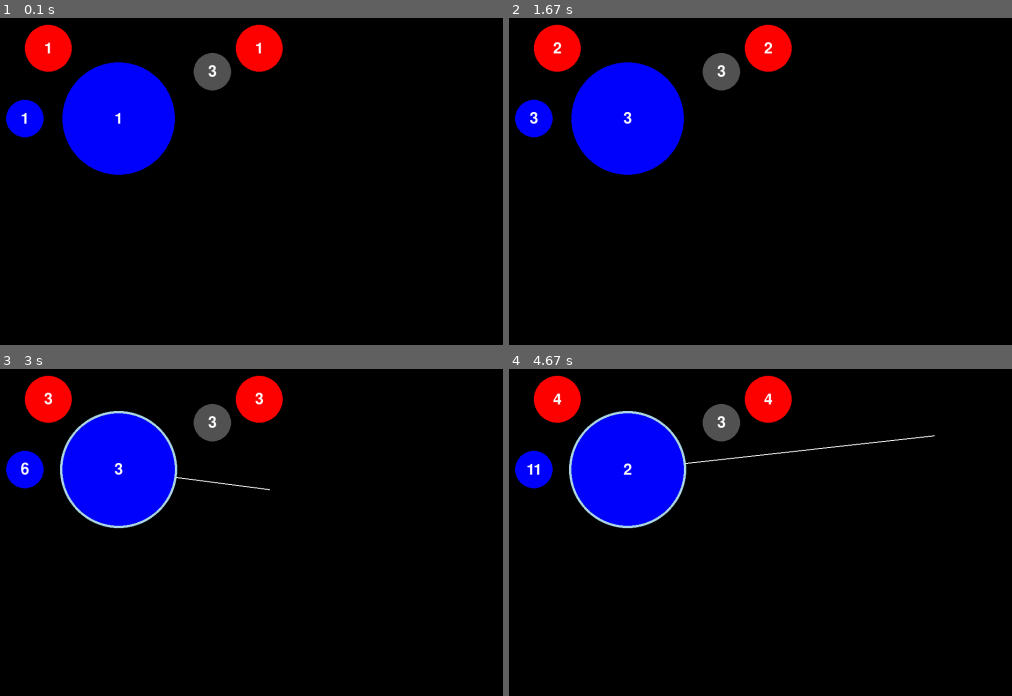
Above: before the commit, frames 1-4 (two rows, left to right).
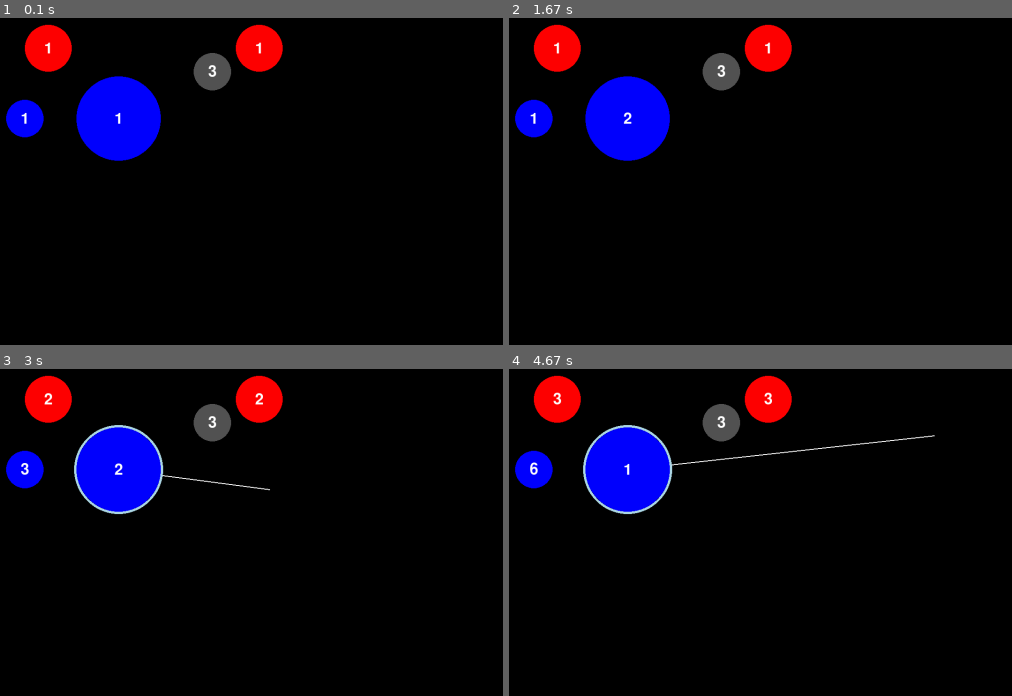
Above: after the commit, the same moments.

Repository: msa2984/teals-pygame
Game: pygame game, started from pygame/nano_wars/main.py
The game is run twice, just before and just after one commit, with the same random seed, the same clock (stepped at 60 frames per second) and the same inputs.
Inputs (mouse positions are in pixels of both pictures, inside the frame that each line leads up to):
- Up to frame 1 (0.1 s): no input
- Up to frame 2 (1.67 s): press the mouse at (624, 119) at 0.37 s; move the mouse to (765, 106) at 0.47 s; release the mouse at (901, 93) at 0.6 s; press the mouse at (534, 119) at 0.7 s; move the mouse to (770, 227) at 0.8 s; release the mouse at (1001, 338) at 0.93 s; click (730, 129) at 1.05 s
- Up to frame 3 (3 s): press the mouse at (115, 470) at 1.87 s; move the mouse to (105, 519) at 1.97 s; release the mouse at (90, 568) at 2.1 s; press the mouse at (115, 470) at 2.2 s; move the mouse to (397, 617) at 2.3 s; release the mouse at (outside the picture) at 2.43 s; press the mouse at (115, 470) at 2.53 s; move the mouse to (387, 503) at 2.63 s; release the mouse at (outside the picture) at 2.77 s; press the mouse at (25, 470) at 2.87 s; move the mouse to (266, 489) at 2.97 s
- Up to frame 4 (4.67 s): release the mouse at (outside the picture) at 3.1 s; press the mouse at (624, 470) at 3.2 s; move the mouse to (649, 529) at 3.3 s; release the mouse at (669, 584) at 3.43 s; press the mouse at (534, 470) at 3.53 s; move the mouse to (659, 604) at 3.63 s; release the mouse at (outside the picture) at 3.77 s; press the mouse at (534, 470) at 3.87 s; move the mouse to (785, 561) at 3.97 s; release the mouse at (outside the picture) at 4.1 s; press the mouse at (534, 470) at 4.2 s; move the mouse to (609, 444) at 4.3 s; release the mouse at (690, 418) at 4.43 s; press the mouse at (624, 470) at 4.53 s; move the mouse to (931, 434) at 4.63 s

The runs differ from the first frame. In frame 1, 2.8% of the frame differs, in the area x 12-35%, y 13-49%; in frame 2, 3.0%; in frame 3, 3.5%; in frame 4, 3.6%, in the area x 3-71%, y 7-49%.

Commit message:
starting bug fix on press logic

Diff:
--- a/pygame/nano_wars/main.py
+++ b/pygame/nano_wars/main.py
@@ -19,7 +19,7 @@
     Cell((150, 150), 50, RED, counter=1),  # Red circle at (150, 150)
     Cell((600, 150), 50, RED, counter=1),  # Red circle at (600, 150)
     Cell((500, 200), 40, GRAY, counter=3),  # Green circle at (500, 200)
-    Cell((300, 300), 120, BLUE, counter=1),  # Blue circle at (300, 300)
+    Cell((300, 300), 90, BLUE, counter=1),  # Blue circle at (300, 300)
     Cell((100, 300), 40, BLUE, counter=1),  # Blue circle at (100, 300)
 ]
 
@@ -60,7 +60,6 @@
                 if cell.check_click(mouse_pos):
                     print(cell)
                     if cell.color == BLUE:  # If the cell is blue
-                        dragging = True  # Allow dragging over blue cells
                         selection_rect = None  # Do not draw selection rectangle if starting inside a blue cell
                         if cell not in highlighted_cells and selection_rect is None and len(highlighted_cells) == 0:
                             highlighted_cells.append(cell)  # Add the cell to the highlighted list
@@ -79,12 +78,19 @@
 
         # Handle mouse motion event
         elif event.type == MOUSEMOTION:
+            press_start_time = 0
+            press_duration = 0
             if dragging:
                 current_pos = pygame.mouse.get_pos()
 
+                if pygame.mouse.get_pressed():  # Left mouse button
+                    press_duration = pygame.time.get_ticks() - press_start_time  # Calculate the duration
+                    print(f"Press start time: {press_start_time}")
+                    print(press_duration)
+
                 # Highlight any blue cells being hovered over during dragging
                 for cell in cells:
-                    if cell.color == BLUE and cell.check_click(current_pos) and cell not in highlighted_cells and selection_rect is None:
+                    if cell.color == BLUE and cell.check_click(current_pos) and cell not in highlighted_cells and selection_rect is None and press_duration > 1000:
                         highlighted_cells.append(cell)  # Highlight the cell
                         cell.is_highlighted = True
                         cell.line_end = current_pos  # Optionally, update the line end if needed
--- a/pygame/nano_wars/models/cell.py
+++ b/pygame/nano_wars/models/cell.py
@@ -12,7 +12,6 @@
         self.is_highlighted = False
         self.counter = counter
         self.last_update_time = 0
-        self.update_interval = 2000  # 2.0 second
         self.font = pygame.font.SysFont(None, 48)
         self.text_color = (255, 255, 255)
         self.line_end = None  # Store the cursor position for the line
@@ -29,7 +28,7 @@
 
     def draw(self, screen: Surface, current_time, cells):
         # Update the counter if the cell is blue or red
-        if self.color == BLUE or self.color == RED:
+        if self.color in (BLUE, RED):
             self.update_counter(current_time)  # Call the new counter update method
 
         # Draw the circle
@@ -85,7 +84,7 @@
         """Update the counter based on the radius of the cell."""
         # Calculate the new update interval based on the radius
         # Smaller radius -> longer interval; larger radius -> shorter interval
-        dynamic_update_interval = max(200, 1750 - self.radius * 10)  # Adjust scaling as needed
+        dynamic_update_interval = max(200, 2250 - self.radius * 10)  # Adjust scaling as needed
 
         # If the cell is blue or red and the time elapsed is greater than the update interval
         if self.color in (BLUE, RED):
